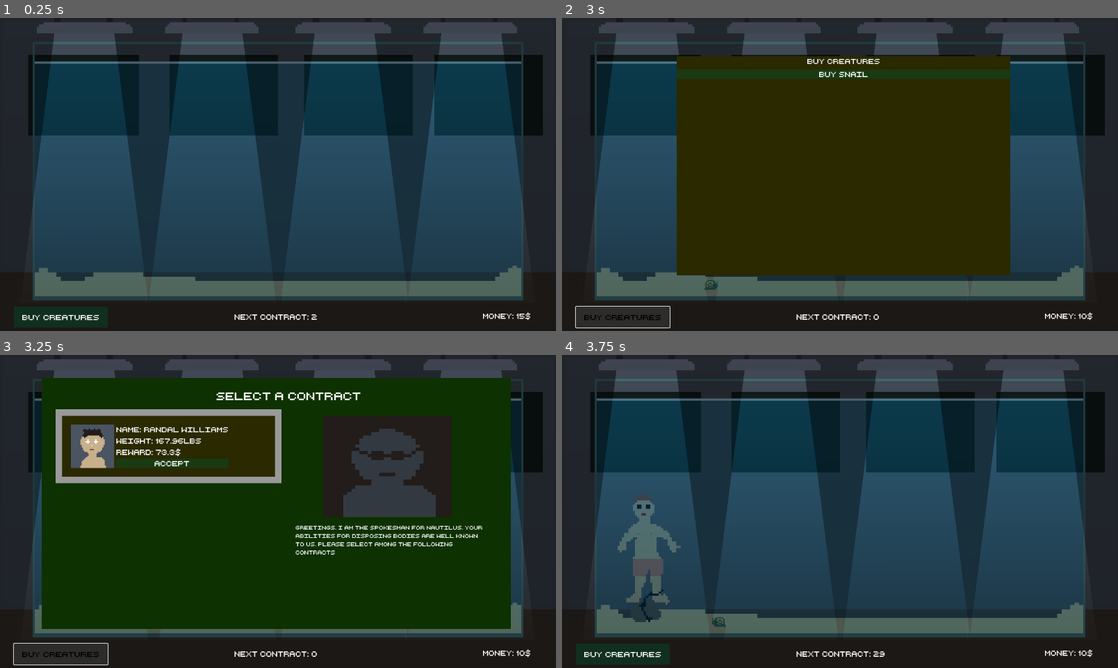
Above: before the commit, frames 1-4 (two rows, left to right).
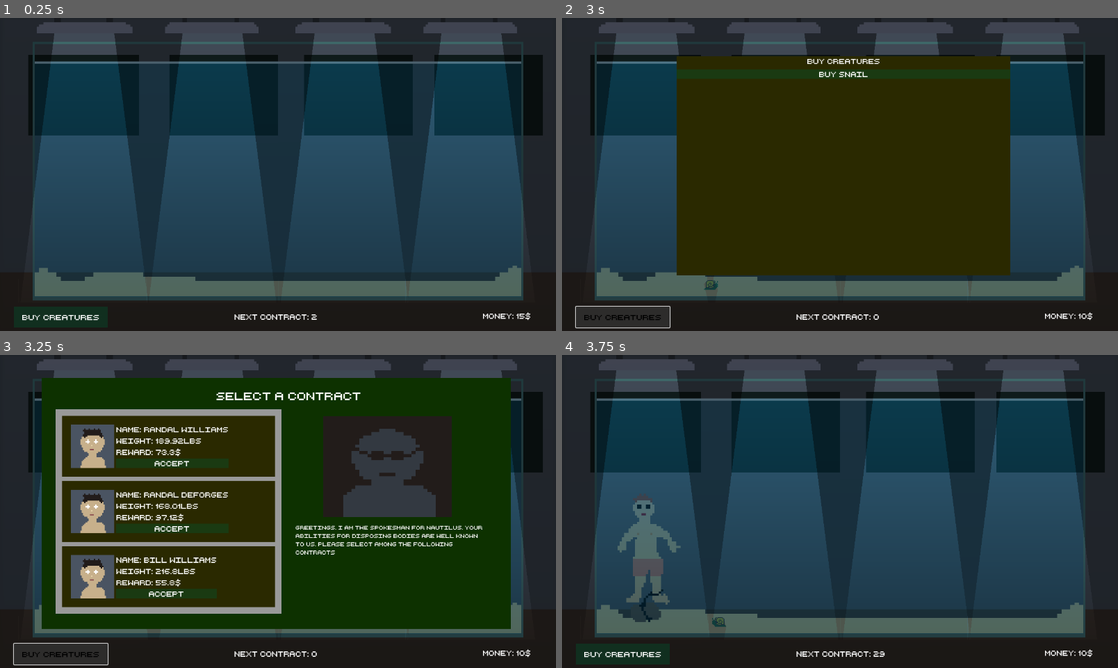
Above: after the commit, the same moments.

Repository: adrientremblay/ld56
Game: Godot game, scene res://scenes/game_screen.tscn
Same seed, same stepped clock (60 frames per second), same inputs: the game is played once before the commit and once after it.
Inputs:
- Up to frame 1 (0.25 s): no input
- Up to frame 2 (3 s): click "Buy Creatures" at 0.5 s; click "buy snail" at 1.25 s; click "Buy Creatures" at 2 s; click "Buy Creatures" at 2.75 s
- Up to frame 3 (3.25 s): no input
- Up to frame 4 (3.75 s): click "Accept" at 3.5 s

Frames 1-2 are identical in both runs. In frame 3, 16% of the frame differs, in the area x 10-51%, y 26-83%; in frame 4, nothing differs.

Commit message:
Display 3 contracts at once and let player choose

Diff:
--- a/scenes/ContractMenu.gd
+++ b/scenes/ContractMenu.gd
@@ -1,7 +1,7 @@
 extends Panel
 
-var LOWER_WEIGHT_BOUND = 120.0
-var UPPER_WEIGHT_BOUND = 200.0
+var LOWER_WEIGHT_BOUND = 100.0
+var UPPER_WEIGHT_BOUND = 250.0
 var FIRST_NAMES = ["Michael", "Bill", "Steve", "Randal", "Mary", "Angela"]
 var LAST_NAMES = ["Smith", "Tremblay", "Deforges", "Williams"]
 var MIN_REWARD = 25.0
@@ -19,7 +19,12 @@
 	self.visible = false
 
 func _on_new_contract_timer_timeout() -> void:
+	# empty contract list
+	for child in contract_vbox.get_children():
+		child.queue_free()
 	# add a new contract to the list
+	generateNewContract()
+	generateNewContract()
 	generateNewContract()
 	# make the menu visible
 	self.visible = true
--- a/scenes/corpse.tscn
+++ b/scenes/corpse.tscn
@@ -71,8 +71,6 @@
 script = ExtResource("2_8vtmh")
 
 [node name="FeedingArea" type="Area2D" parent="."]
-scale = Vector2(1, 1)
 
 [node name="CollisionShape2D" type="CollisionShape2D" parent="FeedingArea"]
-scale = Vector2(1, 1)
 shape = SubResource("CapsuleShape2D_280um")
--- a/scenes/game_screen.gd
+++ b/scenes/game_screen.gd
@@ -84,4 +84,4 @@
 			creature.change_idle_position()
 
 func set_money_label():
-	$UI/MoneyLabel.text = "Money: " + str(money) + "$"
+	$UI/MoneyLabel.text = "Money: " + str(snappedf(money, 0.01)) + "$"
--- a/scenes/game_screen.tscn
+++ b/scenes/game_screen.tscn
@@ -266,6 +266,7 @@
 [node name="AudioStreamPlayer" type="AudioStreamPlayer" parent="."]
 stream = ExtResource("12_x36kj")
 volume_db = -15.974
+autoplay = true
 
 [connection signal="pressed" from="UI/CreatureButton" to="UI" method="_on_creature_button_pressed"]
 [connection signal="pressed" from="UI/CreatureMenu/BoxContainer/BuySnail" to="." method="_on_buy_snail_pressed"]
--- a/scripts/corpse.gd
+++ b/scripts/corpse.gd
@@ -18,7 +18,7 @@
 
 func _process(delta: float) -> void:
 	for creature in feeding_area.get_overlapping_bodies():
-		weight -= 0.1
+		weight -= 0.05
 
 	if weight <= 0:
 		self.eaten = true
